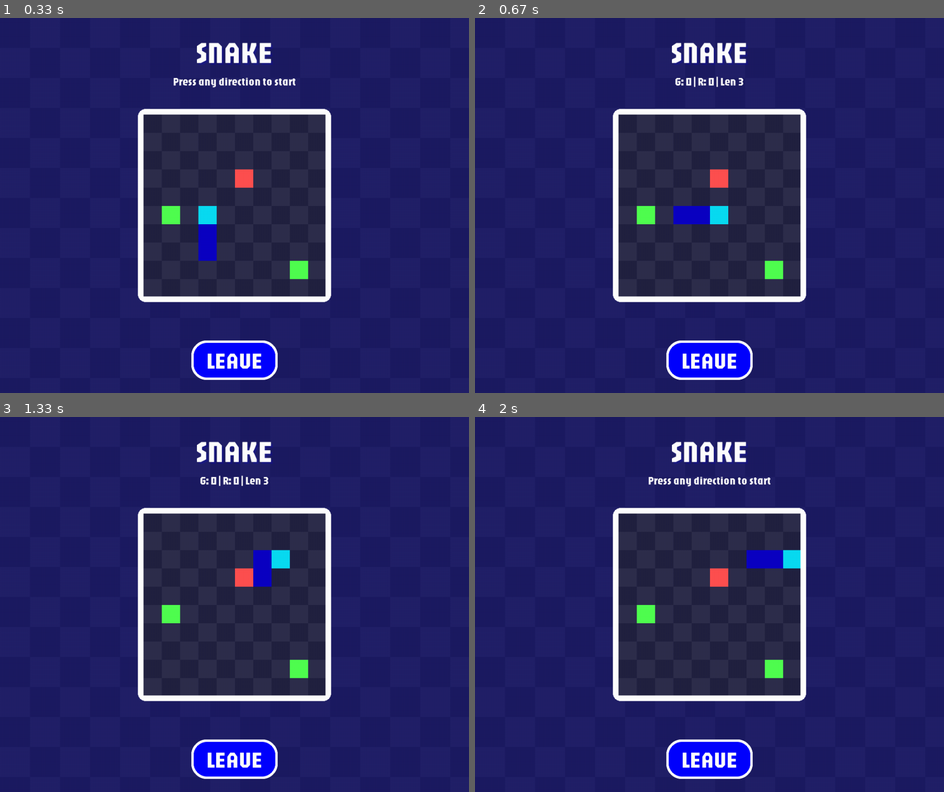
Above: before the commit, frames 1-4 (two rows, left to right).
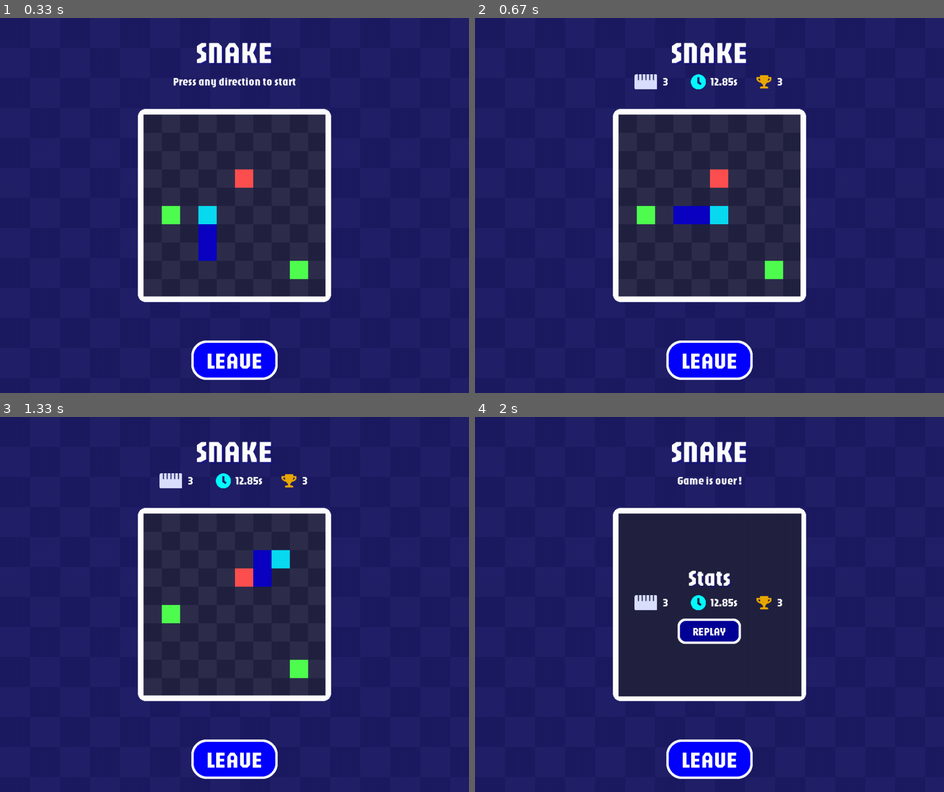
Above: after the commit, the same moments.

Repository: DevJ2K/snakeAI
Game: pygame game, started from srcs/Window.py
Same seed, same stepped clock (60 frames per second), same inputs: the game is played once before the commit and once after it.
Inputs (mouse positions are in pixels of both pictures, inside the frame that each line leads up to):
- Up to frame 1 (0.33 s): no input
- Up to frame 2 (0.67 s): hold Right from 0.33 s (still down)
- Up to frame 3 (1.33 s): release Right at 0.8 s; hold Up 0.83-1.13 s; hold Right from 1.17 s (still down)
- Up to frame 4 (2 s): release Right at 1.63 s; click (709, 630) at 1.72 s, where only the run after the commit has a clickable "REPLAY"

Frame 1 is identical in both runs. In frame 2, 0.6% of the frame differs, in the area x 34-66%, y 15-20%; in frame 3, 0.6%; in frame 4, 3.3%, in the area x 30-70%, y 15-75%.

Commit message:
✅ : Add game interface and is playable.

Diff:
--- a/srcs/Snake.py
+++ b/srcs/Snake.py
@@ -53,10 +53,12 @@
 
         self.size = size
         self.snake_length = snake_length
+        self.max_snake_length = snake_length
         self.green_apple_eat = 0
         self.red_apple_eat = 0
 
         self.is_running = False
+        self.game_over = False
 
         self.board: list[list[str]] = self.__create_board()
         self.snake: list[SnakeNode] = []
@@ -200,8 +202,11 @@
             print("GREENAPPLE", next_i, next_j)
             self.green_apple_eat += 1
             self.snake_length += 1
+            if self.snake_length > self.max_snake_length:
+                self.max_snake_length = self.snake_length
         elif self.board[next_i][next_j] == self.RED_APPLE['char']:
             if self.snake_length == 1:
+                self.snake_length -= 1
                 return False
             apple = self.RED_APPLE
             print("REDAPPLE", next_i, next_j)
--- a/srcs/Window.py
+++ b/srcs/Window.py
@@ -6,7 +6,6 @@
 from utils.pygame_utils import draw_bordered_rounded_rect
 from utils import my_cursors
 import os
-import math
 
 
 class Window:
@@ -67,12 +66,20 @@
             return
         if tick < last_tick:
             if self.snake.next_frame(self.next_direction) == False:
+                self.handle_gameover()
                 self.snake.is_running = False
         # print(tick)
 
 
+    def handle_gameover(self):
+        if self.snake.is_running == True:
+            self.snake.game_over = True
+            self.snake.is_running = False
+
     def handle_gamekey(self, key):
         # print("HEE1")
+        if self.snake.game_over == True:
+            return
         if self.snake.is_running == False:
             if key in [pygame.K_UP, pygame.K_DOWN, pygame.K_LEFT, pygame.K_RIGHT]:
                 self.snake.is_running = True
@@ -151,10 +158,12 @@
                 button['text'],
                 button['x'],
                 button['y'],
+                button['font'],
                 button['color'],
                 button['bg_default'],
                 button['bg_hover'],
                 button['stroke'],
+                button['border_radius'],
                 button['func'],
                 button['func_params'],
                 hover,
@@ -196,6 +205,37 @@
             },
             font=self.fontTitle
         )
+
+    def add_image(
+        self,
+        filename: str,
+        x: int = None,
+        y: int = None,
+        width: int = None,
+        height: int = None
+    ):
+        repository_path = os.path.dirname(os.path.dirname(os.path.abspath(__file__)))
+
+        img = pygame.image.load(os.path.join(repository_path, "images", filename))
+
+        x_coord = x
+        y_coord = y
+
+        img_rect = img.get_rect()
+        if x is None and y is None:
+            x_coord = (self.SCREEN_WIDTH / 2) - (img_rect.width / 2)
+            y_coord = (self.SCREEN_HEIGHT / 2) - (img_rect.height / 2)
+        elif x is None:
+            x_coord = (self.SCREEN_WIDTH / 2) - (img_rect.width / 2)
+        elif y is None:
+            y_coord = (self.SCREEN_HEIGHT / 2) - (img_rect.height / 2)
+
+        width = img_rect.width if width is None else width
+        height = img_rect.height if height is None else height
+
+        img = pygame.transform.scale(img, (width, height))
+
+        self.canvas.blit(img, pygame.Rect(x_coord, y_coord, width, height))
 
     def add_text(
             self,
@@ -222,7 +262,7 @@
             y_coord = (self.SCREEN_HEIGHT / 2) - (text_rect.height / 2)
 
         if shadow:
-            text_shadow = self.fontTitle.render(text, True, shadow['color'])
+            text_shadow = font.render(text, True, shadow['color'])
             text_shadow.set_alpha(shadow['opacity'])
             shadow_x = x_coord + shadow['x']
             shadow_y = y_coord + shadow['y']
@@ -234,10 +274,12 @@
             text: str,
             x: int = None,
             y: int = None,
+            font: pygame.font.Font = None,
             color: str = "#FFFFFF",
             bg_default: str = "#000000",
             bg_hover: str = "#4F4F4F",
             stroke: str = "#FFFFFF",
+            border_radius: int = 32,
             func: callable = print,
             func_params: tuple = None,
             hover: bool = False,
@@ -247,7 +289,9 @@
         # Padding var
         px = 32
         py = 12
-        text_render = self.fontButton.render(text, True, color)
+        if font is None:
+            font = self.fontButton
+        text_render = font.render(text, True, color)
         x_coord = x
         y_coord = y
 
@@ -283,9 +327,16 @@
             button_rect,
             pygame.Color(bg_color),
             pygame.Color(stroke),
-            32,
+            border_radius,
             5
         )
+        # while True:
+        #     try:
+        #         break
+        #     except:
+        #         border_radius -= 8
+        # print(border_radius)
+
 
         if append:
             self.buttons.append(
@@ -294,9 +345,11 @@
                     "x": x,
                     "y": y,
                     "color": color,
+                    "font": font,
                     "bg_default": bg_default,
                     "bg_hover": bg_hover,
                     "stroke": stroke,
+                    "border_radius": border_radius,
                     "hitbox": button_rect,
                     "func": func,
                     "func_params": func_params
@@ -359,7 +412,7 @@
                 pygame.Rect(x, y, TILE_X, TILE_Y)
             )
 
-    def create_snakeboard(self, size: int = 10):
+    def create_snakeboard(self, size: int = 10, draw_snake: bool = True):
         # Create game board border
         DEFAULT_WIDTH = 400
         DEFAULT_HEIGHT = 400
@@ -376,24 +429,28 @@
         TILE_X = round(WIDTH / size)
         TILE_Y = round(HEIGHT / size)
 
+        start_x = self.SCREEN_WIDTH / 2 - (WIDTH / 2)
+        start_y = self.SCREEN_HEIGHT / 2 - (HEIGHT / 2)
+
         y = self.SCREEN_HEIGHT / 2 - (HEIGHT / 2)
         pattern_bool = 0
-        for i in range(size):
-            x = self.SCREEN_WIDTH / 2 - (WIDTH / 2)
-            for j in range(size):
-                pattern_bool = 1 - pattern_bool
-                char = self.snake.get_board_without_border()[i][j]
-                item = self.snake.get_item_by_char(char)
-                self.draw_on_board(x, y, TILE_X, TILE_Y, item, pattern_bool)
-                # pygame.draw.rect(
-                #     self.canvas,
-                #     self.theme[f"board{1 + pattern_bool}"],
-                #     pygame.Rect(x, y, TILE_X, TILE_Y)
-                # )
-                x += TILE_X
-            if size % 2 == 0:
-                pattern_bool = 1 - pattern_bool
-            y += TILE_Y
+        if draw_snake:
+            for i in range(size):
+                x = self.SCREEN_WIDTH / 2 - (WIDTH / 2)
+                for j in range(size):
+                    pattern_bool = 1 - pattern_bool
+                    char = self.snake.get_board_without_border()[i][j]
+                    item = self.snake.get_item_by_char(char)
+                    self.draw_on_board(x, y, TILE_X, TILE_Y, item, pattern_bool)
+                    # pygame.draw.rect(
+                    #     self.canvas,
+                    #     self.theme[f"board{1 + pattern_bool}"],
+                    #     pygame.Rect(x, y, TILE_X, TILE_Y)
+                    # )
+                    x += TILE_X
+                if size % 2 == 0:
+                    pattern_bool = 1 - pattern_bool
+                y += TILE_Y
 
         # outline_border
         pygame.draw.rect(self.canvas, pygame.Color(255, 255, 255), pygame.Rect(
@@ -413,14 +470,57 @@
             BORDER_SIZE,
             0
         )
+        return (TILE_X * size, TILE_Y * size, start_x, start_y)
+
+    def display_game_info(self, y: int):
+        x_center = self.SCREEN_WIDTH / 2
+        self.add_image("len.png", x=x_center - 160, y=y, width=48, height=32)
+        self.add_text(str(self.snake.snake_length), x=x_center - 100, y=y)
+
+        self.add_image("timer.png", x=x_center - 40, y=y, width=32, height=32)
+        self.add_text(f"{12.8546:.2f}s", x=x_center + 2, y=y)
+        # self.add_text(str(self.snake.green_apple_eat), x=x_center - 50, y=y)
+
+        self.add_image("trophy.png", x=x_center + 100, y=y, width=32, height=32)
+        self.add_text(str(self.snake.max_snake_length), x=x_center + 144, y=y)
+
 
     def GAME_interface(self):
-        self.create_snakeboard(size=self.snake.size)
-        if self.snake.is_running == False:
+
+        x_size, y_size, x_start, y_start = self.create_snakeboard(size=self.snake.size, draw_snake=self.snake.game_over==False)
+        if self.snake.is_running == False and self.snake.game_over == False:
             self.add_text("Press any direction to start", y=120)
+        elif self.snake.is_running == False and self.snake.game_over == True:
+            pygame.draw.rect(
+                self.canvas,
+                self.theme['board2'],
+                pygame.Rect(x_start, y_start, x_size, y_size)
+            )
+            self.add_text("Game is over !", y=120)
+
+            self.add_text(
+                "Stats",
+                y=self.SCREEN_HEIGHT / 2 - 88,
+                font=self.fontButton,
+                shadow={
+                    "color": self.theme['accent'],
+                    "opacity": 42,
+                    "x": 4,
+                    "y": 4,
+            })
+            self.display_game_info(y=self.SCREEN_HEIGHT / 2 - 20)
+            self.add_button(
+                "REPLAY",
+                y=self.SCREEN_HEIGHT / 2 + 42,
+                font=self.fontText,
+                bg_default=self.theme['btn'],
+                bg_hover=self.theme['btn-hover'],
+                border_radius=16,
+                func=print,
+                func_params="RESTART"
+            )
         else:
-            self.add_text(f"G: {self.snake.green_apple_eat} | R: {self.snake.red_apple_eat} | Len {self.snake.snake_length}", y=120)
-
+            self.display_game_info(y=120)
         self.add_button(
             text="LEAVE",
             y=self.SCREEN_HEIGHT - 100,
Binary file added: images/green_apple.png
Binary file added: images/len.png
Binary file added: images/red_apple.png
Binary file added: images/timer.png
Binary file added: images/trophy.png
